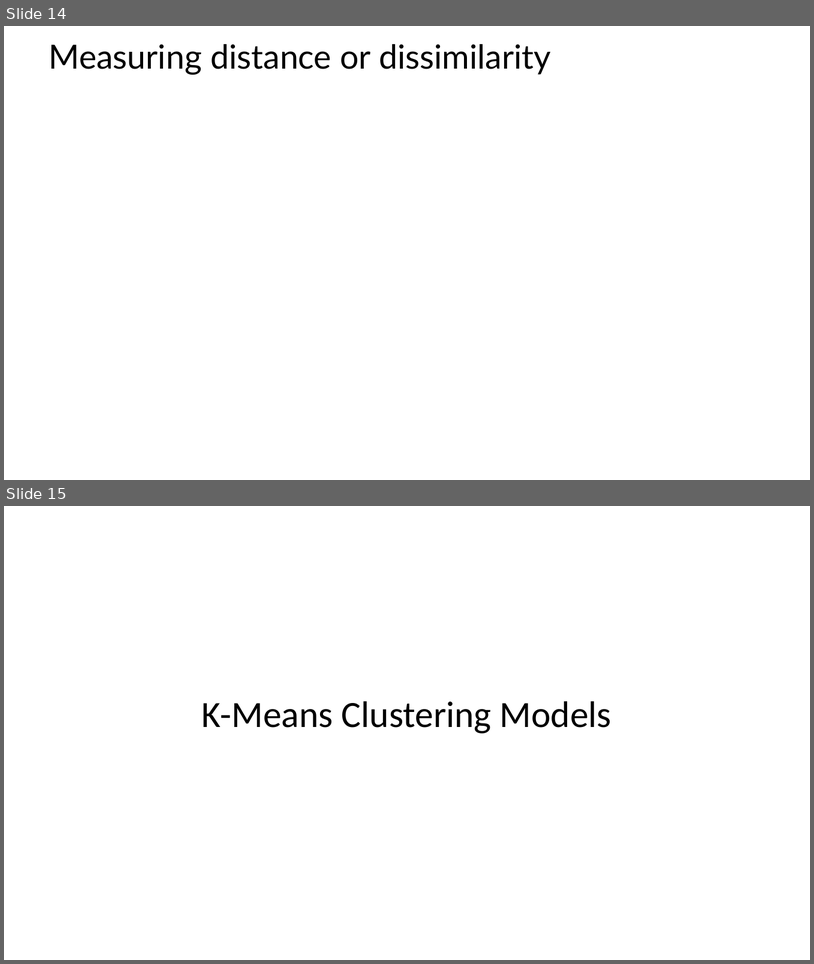
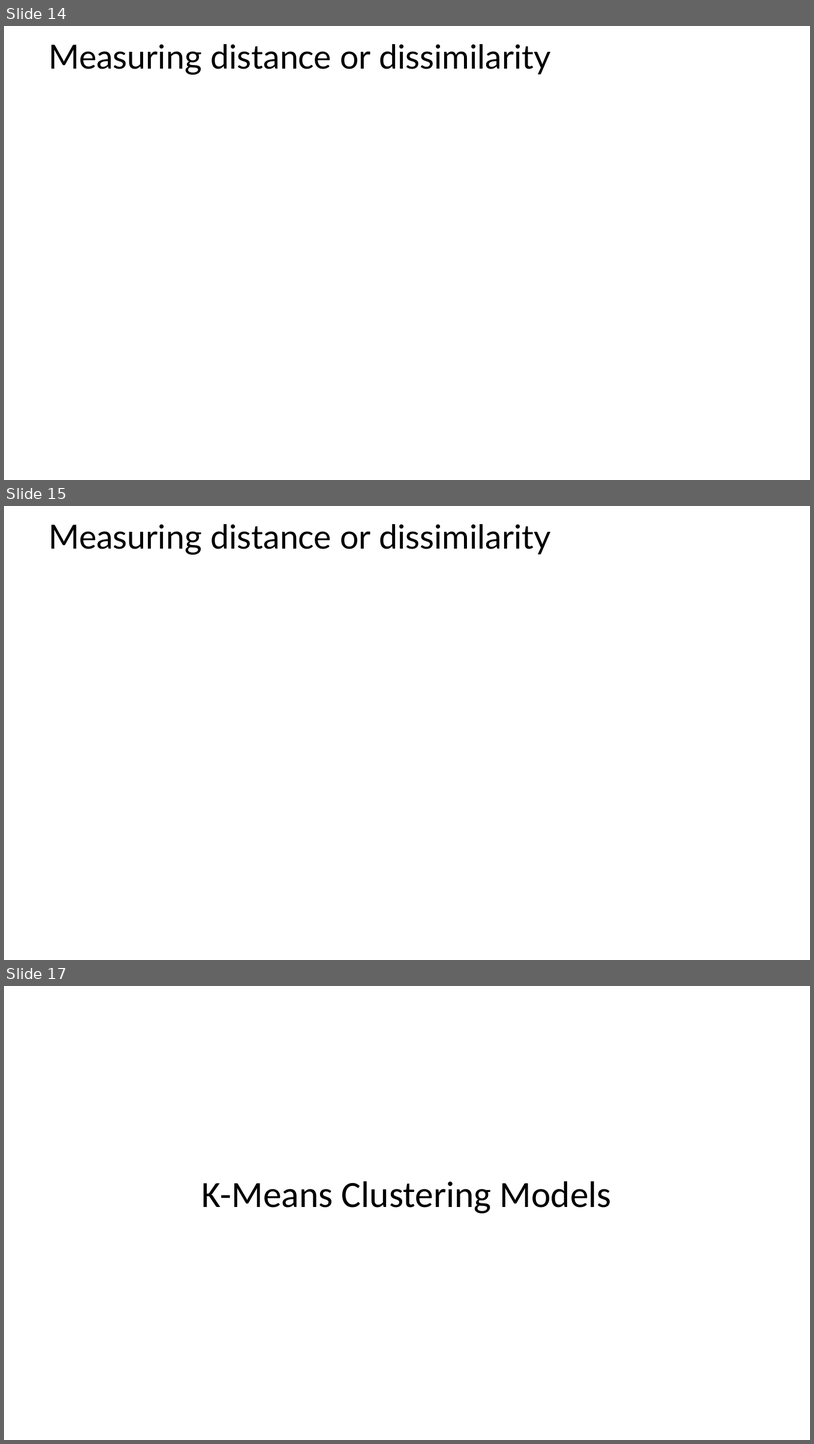
Before and after one commit to tenevian/Harvard-SSP-Data-Mining, a slide deck: slides/9_IntroductionToClustering_Part1.pptx. Shown one above the other, each under a label of ours: slides 14 and 15 before the commit, slides 14, 15 and 17 after it; the slides between them are not shown. The pictures are 814x964 and 814x1444 pixels, drawn with LibreOffice and Linux fonts; fonts in the diff are those of the drawing; grey boxes stand for pictures. Boxes give left, top, right and bottom in pixels: in the first picture for what was removed or moved away, otherwise in the second. Text is boxed around its words. In the diff, an @@ line names an element or a change of style, - is before the commit and + after.

```diff
--- a/slides/9_IntroductionToClustering_Part1.pptx
+++ b/slides/9_IntroductionToClustering_Part1.pptx
@@ slide 15 added at (4,506,810,960), background #FFFFFF @@
@@ title added at (48,524,551,555), 39.6 pt, text #000000 @@
+Measuring distance or dissimilarity
@@ what was slide 15 is now slide 17 @@
```
Also in this commit, not shown: 6 slides changed, 1 other slide added.
